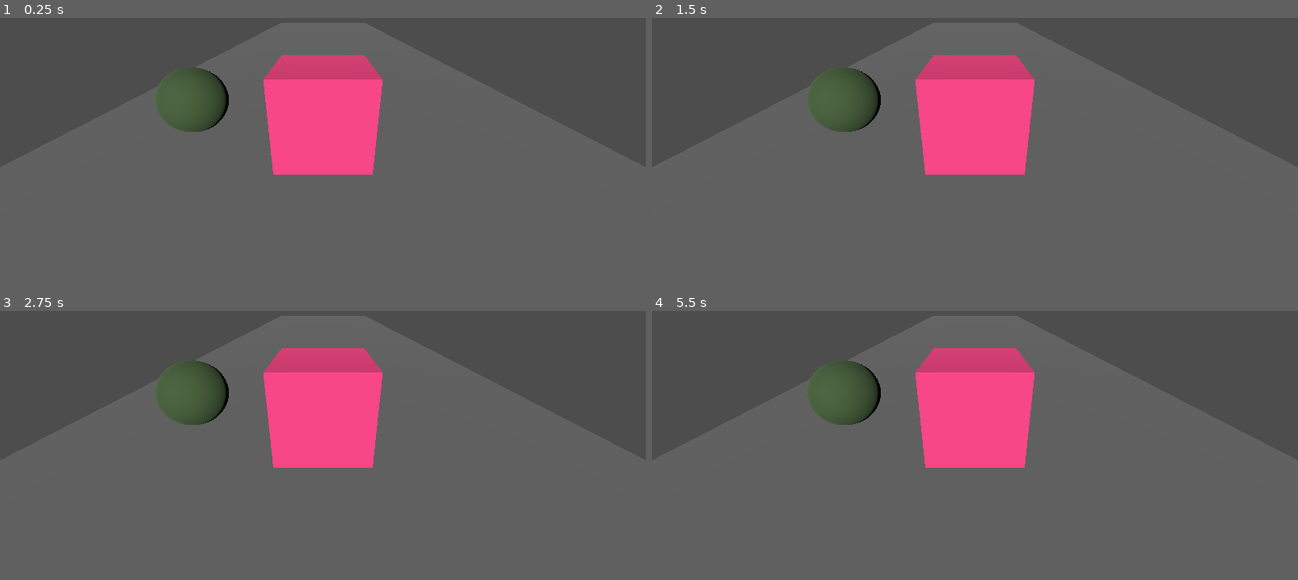
Above: before the commit, frames 1-4 (two rows, left to right).
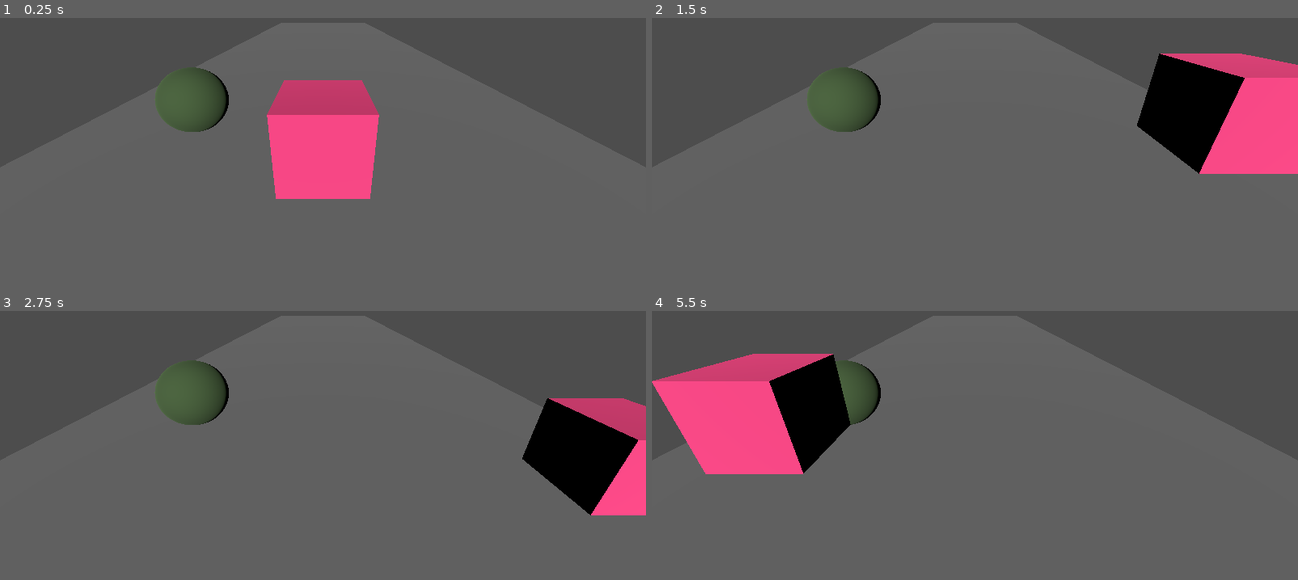
Above: after the commit, the same moments.

Repository: DoggyRuff6132/codedaylawinter2024
Game: Godot game, scene res://base_scene.tscn
The game is run twice, just before and just after one commit, with the same random seed, the same clock (stepped at 60 frames per second) and the same inputs.
Inputs:
- Up to frame 1 (0.25 s): no input
- Up to frame 2 (1.5 s): hold D (Right) 0.53-1.28 s; tap S (Slide) at 0.6 s; tap W (Jump) at 0.77, 0.8, 1.07, 1.35 s; hold A (Left) from 1.28 s (still down)
- Up to frame 3 (2.75 s): tap W (Jump) at 1.52, 1.82, 2.3 s; tap S (Slide) at 1.55, 2.1 s; release A (Left) at 2.03 s; hold D (Right) from 2.03 s (still down)
- Up to frame 4 (5.5 s): tap S (Slide) at 2.85, 4.35, 5.1 s; tap W (Jump) at 3.02, 3.32, 3.6, 3.77, 4.07, 4.52, 4.82, 5.3 s; tap Enter at 3.5 s; release D (Right) at 3.53 s; hold A (Left) from 3.53 s (still down)

The runs differ from the first frame. In frame 1, 5.1% of the frame differs, in the area x 40-60%, y 13-68%; in frame 2, 17%; in frame 3, 14%; in frame 4, 18%, in the area x 0-60%, y 13-61%.

Commit message:
PlayerMovement
Need to make jump higher and make sliding mechanic.

Diff:
--- /dev/null
+++ b/CodeDayLA2024/Player.gd
@@ -0,0 +1,31 @@
+extends CharacterBody3D
+
+
+const SPEED = 5.0
+const JUMP_VELOCITY = 4.5
+
+# Get the gravity from the project settings to be synced with RigidBody nodes.
+var gravity = ProjectSettings.get_setting("physics/3d/default_gravity")
+
+
+func _physics_process(delta):
+	# Add the gravity.
+	if not is_on_floor():
+		velocity.y -= gravity * delta
+
+	# Handle jump.
+	if Input.is_action_just_pressed("Jump") and is_on_floor():
+		velocity.y = JUMP_VELOCITY
+
+	# Get the input direction and handle the movement/deceleration.
+	# As good practice, you should replace UI actions with custom gameplay actions.
+	var input_dir = Input.get_vector("Left", "Right", "Jump", "Slide")
+	var direction = (transform.basis * Vector3(input_dir.x,0,0)).normalized()
+	if direction:
+		velocity.x = direction.x * SPEED
+		velocity.z = direction.z * SPEED
+	else:
+		velocity.x = move_toward(velocity.x, 0, SPEED)
+		velocity.z = move_toward(velocity.z, 0, SPEED)
+
+	move_and_slide()
--- a/CodeDayLA2024/Player.tscn
+++ b/CodeDayLA2024/Player.tscn
@@ -1,6 +1,7 @@
-[gd_scene load_steps=5 format=3 uid="uid://b6fhwvgbk3xn8"]
+[gd_scene load_steps=6 format=3 uid="uid://b6fhwvgbk3xn8"]
 
 [ext_resource type="Script" path="res://Health.gd" id="1_hal5y"]
+[ext_resource type="Script" path="res://Player.gd" id="1_ysvpv"]
 
 [sub_resource type="BoxShape3D" id="BoxShape3D_nqfmq"]
 
@@ -11,8 +12,10 @@
 material = SubResource("StandardMaterial3D_8j0js")
 
 [node name="Player" type="CharacterBody3D"]
+disable_mode = 2
 collision_layer = 5
 collision_mask = 7
+script = ExtResource("1_ysvpv")
 
 [node name="CollisionShape3D" type="CollisionShape3D" parent="."]
 shape = SubResource("BoxShape3D_nqfmq")
--- a/CodeDayLA2024/base_scene.tscn
+++ b/CodeDayLA2024/base_scene.tscn
@@ -14,16 +14,17 @@
 [node name="Player" parent="." instance=ExtResource("1_y353s")]
 transform = Transform3D(1, 0, 0, 0, 1, 0, 0, 0, 1, 0, 1.303, 0)
 
-[node name="Floor" type="Area3D" parent="."]
+[node name="StaticBody3D" type="StaticBody3D" parent="."]
 transform = Transform3D(1, 0, 0, 0, 1, 0, 0, 0, 1, 0, 0, -8)
 
-[node name="CollisionShape3D" type="CollisionShape3D" parent="Floor"]
+[node name="CollisionShape3D" type="CollisionShape3D" parent="StaticBody3D"]
 transform = Transform3D(1, 0, 0, 0, 1, 0, 0, 0, 1, 0, 0, -5)
 shape = SubResource("BoxShape3D_4yvj8")
 
-[node name="MeshInstance3D" type="MeshInstance3D" parent="Floor"]
+[node name="MeshInstance3D" type="MeshInstance3D" parent="StaticBody3D"]
 transform = Transform3D(1, 0, 0, 0, 1, 0, 0, 0, 1, 0, 0, -5)
 mesh = SubResource("BoxMesh_nm4wk")
+skeleton = NodePath("")
 
 [node name="Area3D" parent="." instance=ExtResource("2_e451o")]
 transform = Transform3D(1, 0, 0, 0, 1, 0, 0, 0, 1, -2, 1, -1)
